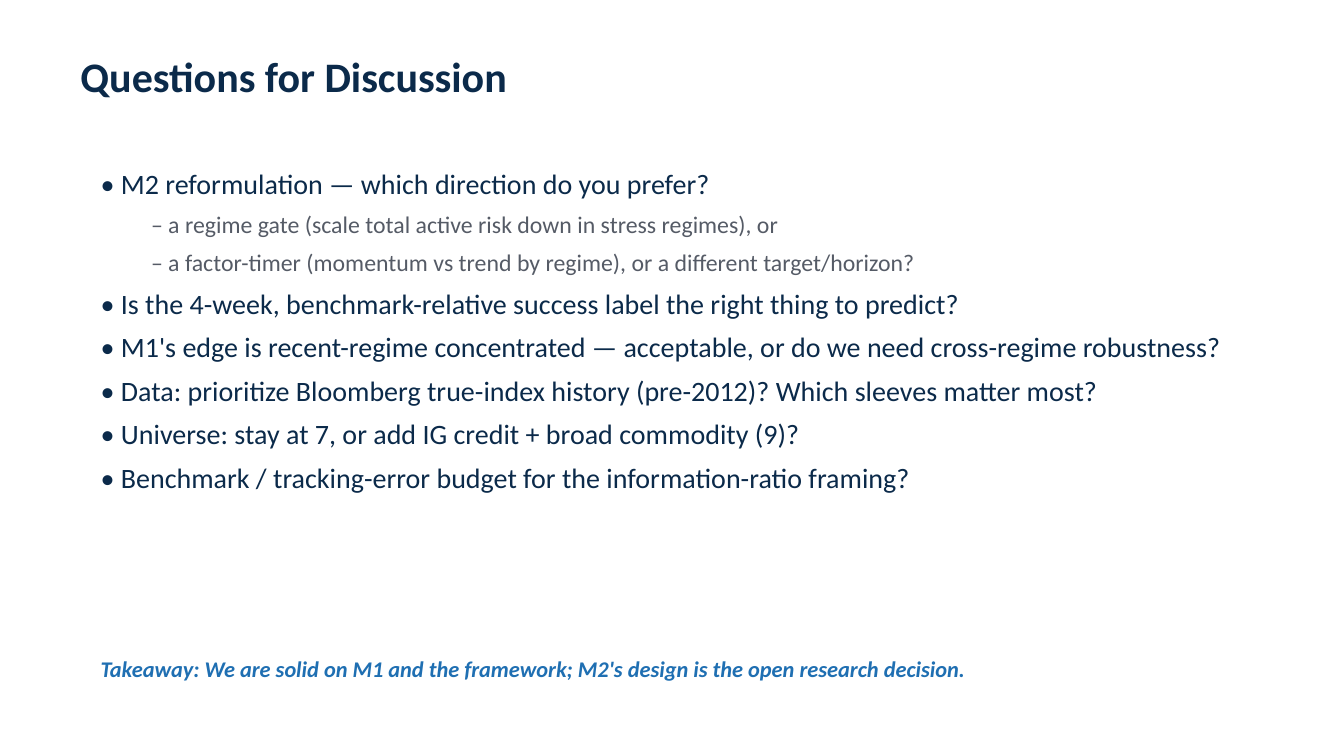
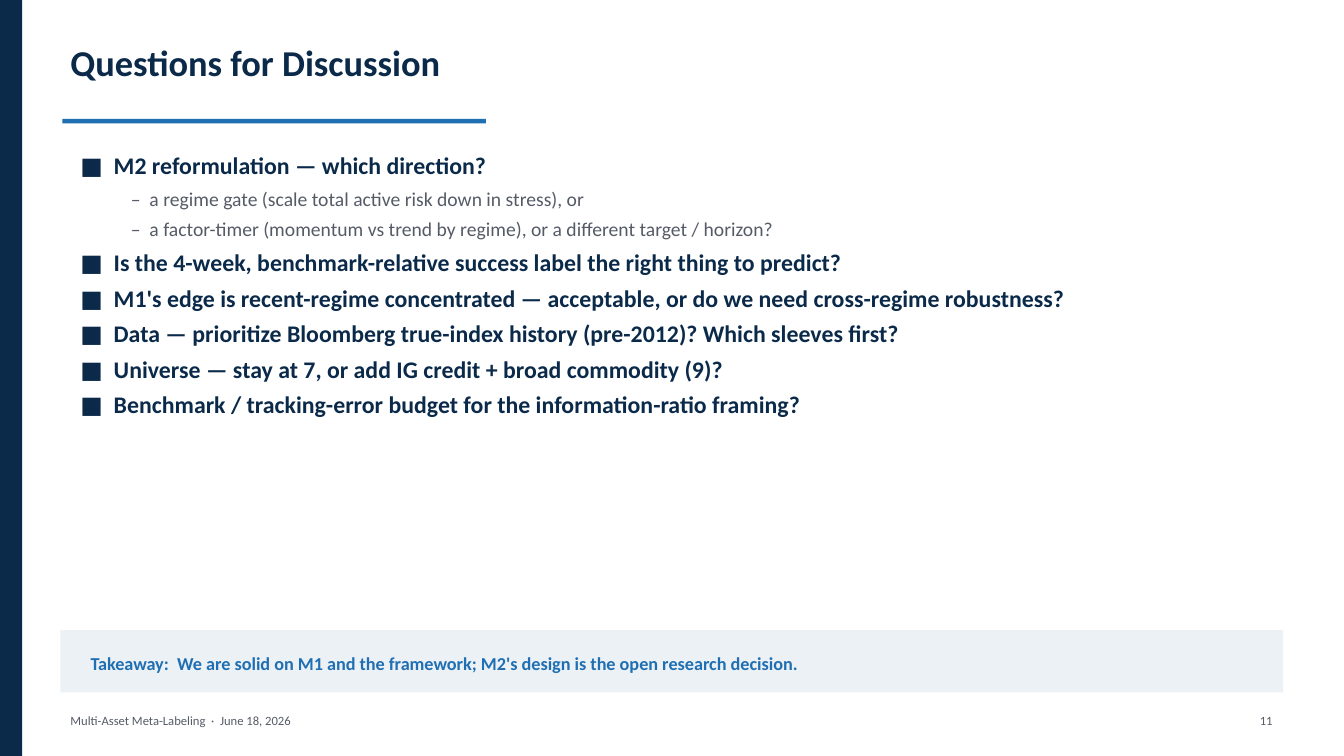
Before and after one commit to elakumuk/SSGA-Summer2026, a slide deck: slide 12 of reports/Meta_Labeling_Deck.pptx. Drawn at 1344x756 pixels with LibreOffice and Linux fonts; fonts in the diff are those of the drawing. Boxes give left, top, right and bottom in pixels: in the first picture for what was removed or moved away, otherwise in the second. Text is boxed around its words. In the diff, an @@ line names an element or a change of style, - is before the commit and + after.

```diff
--- a/reports/Meta_Labeling_Deck.pptx
+++ b/reports/Meta_Labeling_Deck.pptx
@@ rectangle added at box(0, 0, 22, 756), fill #0B2A4A @@
@@ text "Questions for Discussion": place and size @@
-text "Questions for Discussion" at box(80, 62, 507, 98)
+text "Questions for Discussion" at box(70, 50, 440, 81)
@@ text "Questions for Discussion" at box(70, 50, 440, 81): size 30 to 26 pt @@
@@ rectangle added at box(63, 119, 486, 123), fill #1F6FB2 @@
@@ text at box(114, 157, 1064, 417): text changed; size 20 to 17 pt; bold on @@
-• M2 reformulation — which direction do you prefer?
-  – a regime gate (scale total active risk down in stress regimes), or
-  – a factor-timer (momentum vs trend by regime), or a different target/horizon?
-• Is the 4-week, benchmark-relative success label the right thing to predict?
-• M1's edge is recent-regime concentrated — acceptable, or do we need cross-regime robustness?
-• Data: prioritize Bloomberg true-index history (pre-2012)? Which sleeves matter most?
-• Universe: stay at 7, or add IG credit + broad commodity (9)?
-• Benchmark / tracking-error budget for the information-ratio framing?
+■ M2 reformulation — which direction?
+  – a regime gate (scale total active risk down in stress), or
+  – a factor-timer (momentum vs trend by regime), or a different target / horizon?
+■ Is the 4-week, benchmark-relative success label the right thing to predict?
+■ M1's edge is recent-regime concentrated — acceptable, or do we need cross-regime robustness?
+■ Data — prioritize Bloomberg true-index history (pre-2012)? Which sleeves first?
+■ Universe — stay at 7, or add IG credit + broad commodity (9)?
+■ Benchmark / tracking-error budget for the information-ratio framing?
@@ rectangle added at box(60, 630, 1284, 693), fill #ECF1F6 @@
@@ text "Takeaway: We are solid on ...": place and size @@
-text "Takeaway: We are solid on ..." at box(101, 661, 965, 681)
+text "Takeaway: We are solid on ..." at box(91, 657, 798, 673)
@@ text "Takeaway: We are solid on ..." at box(91, 657, 798, 673): size 16 to 13 pt, italic off; vertical alignment top to middle @@
@@ text added at box(70, 716, 291, 727), 9 pt, text #555B66 @@
+Multi-Asset Meta-Labeling · June 18, 2026
@@ text added at box(1260, 717, 1273, 725), 9 pt, text #555B66 @@
+11
```
Also in this commit, not shown: 11 other slides changed, 1 other file.
